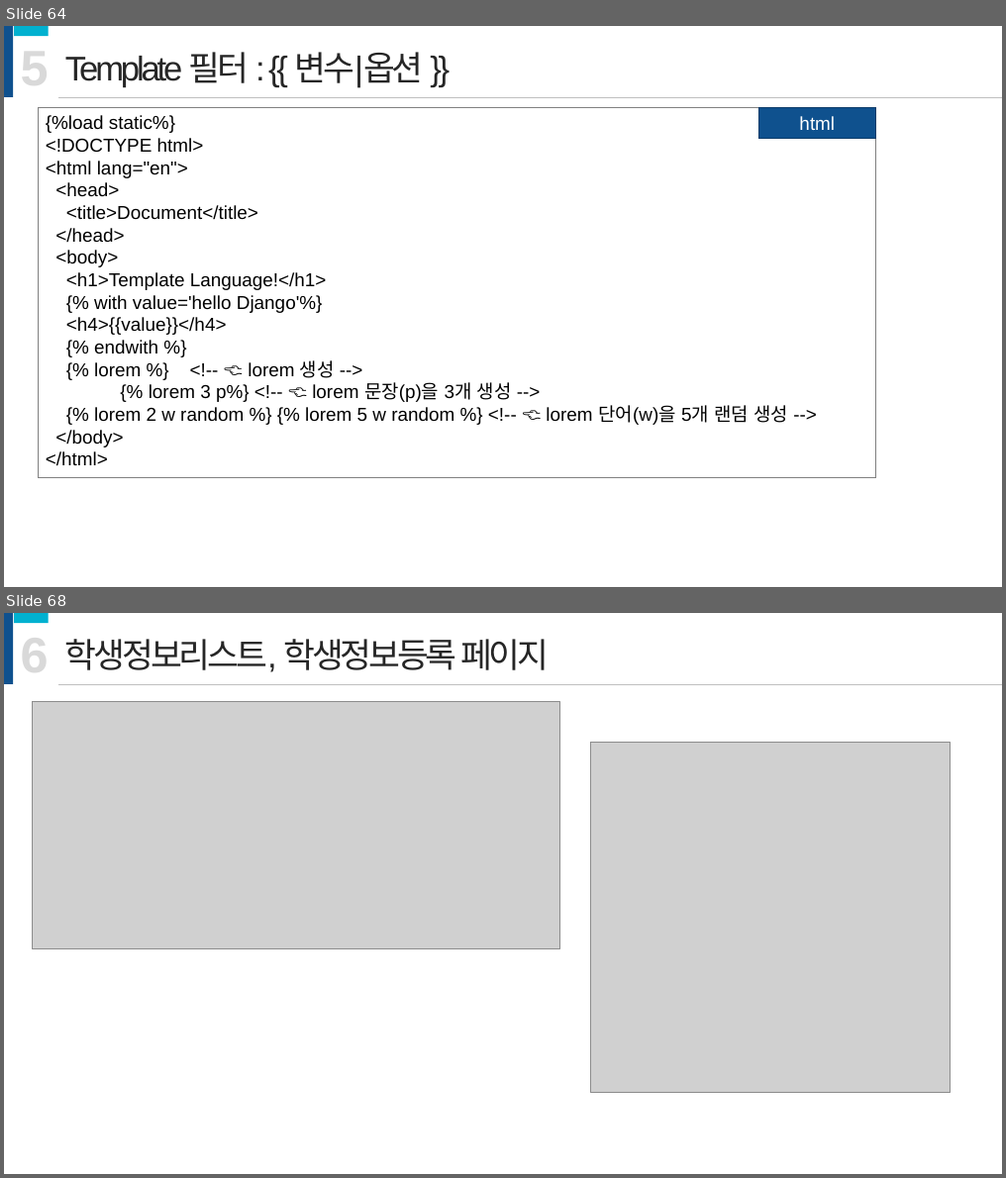
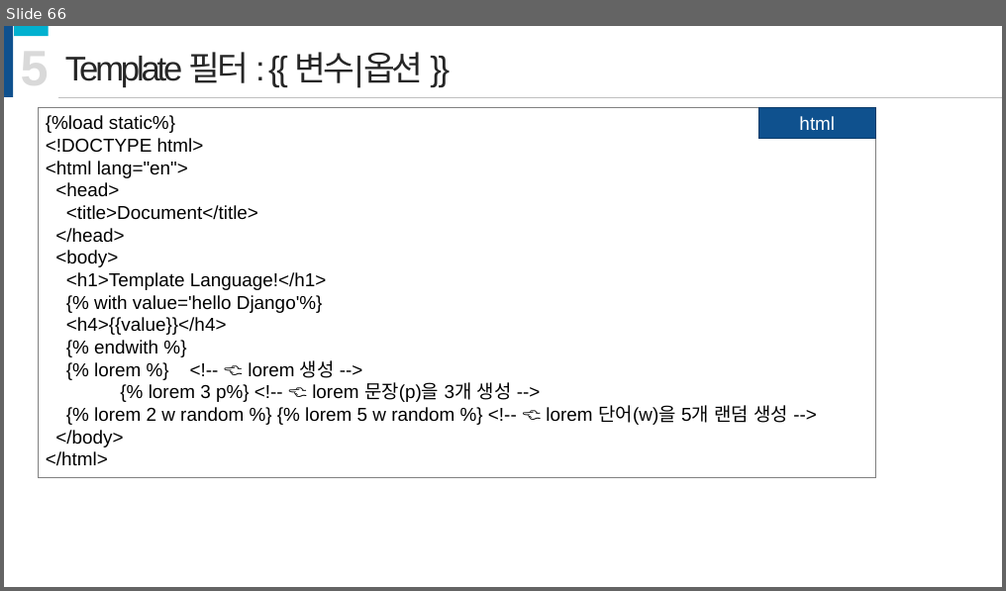
Before and after one commit to onulee/fastApi, a slide deck: fastApi강의.pptx. Shown one above the other, each under a label of ours: slides 64 and 68 before the commit, slide 66 after it; the slides between them are not shown. The pictures are 1006x1178 and 1006x591 pixels, drawn with LibreOffice and Linux fonts; fonts in the diff are those of the drawing; grey boxes stand for pictures. Boxes give left, top, right and bottom in pixels: in the first picture for what was removed or moved away, otherwise in the second. Text is boxed around its words. In the diff, an @@ line names an element or a change of style, - is before the commit and + after.

```diff
--- a/fastApi강의.pptx
+++ b/fastApi강의.pptx
@@ slide 68 removed at <box>4,613,1002,1174</box>, background #FFFFFF @@
@@ rectangle removed at <box>4,613,13,684</box> @@
@@ rectangle removed at <box>13,613,48,623</box> @@
@@ text removed at <box>21,628,49,683</box> @@
-6
@@ text removed at <box>65,639,548,672</box> @@
-학생정보리스트, 학생정보등록 페이지
@@ line removed from (57, 684) to (1002, 684) @@
@@ picture removed at <box>33,702,559,950</box> @@
@@ picture removed at <box>591,742,950,1093</box> @@
@@ what was slide 64 is now slide 66 @@
```
Also in this commit, not shown: 32 slides changed, 4 slides added, 24 other slides removed, 7 other files.
